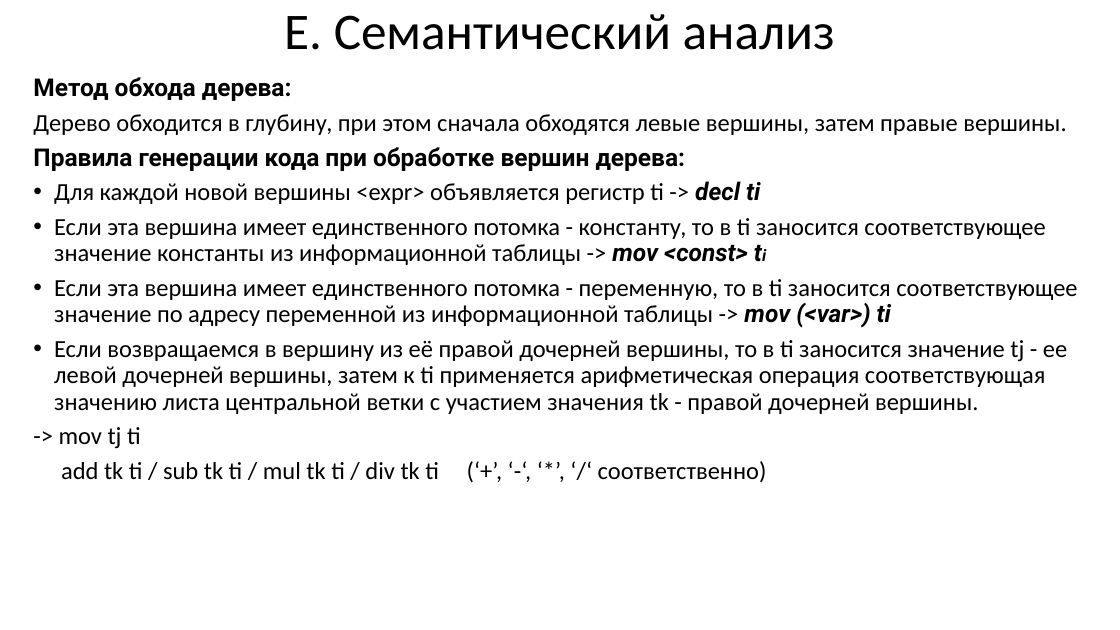
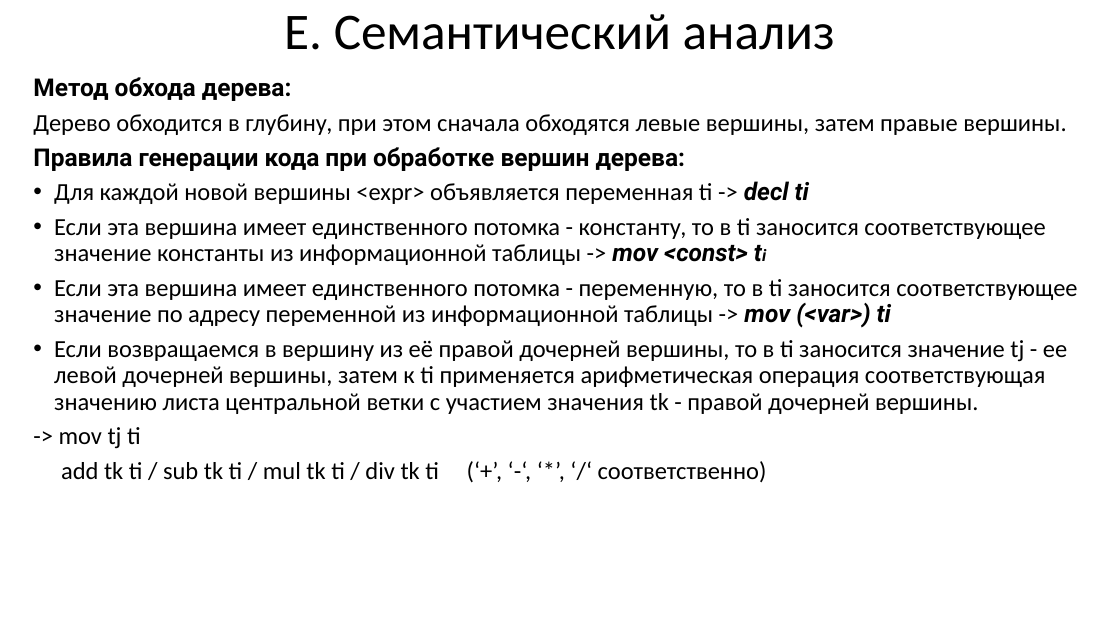
Before and after one commit to goddamnteam/korzun, a slide deck: slide 30 of task3.pptx. Drawn at 1120x630 pixels with LibreOffice and Linux fonts; fonts in the diff are those of the drawing. Boxes give left, top, right and bottom in pixels: in the first picture for what was removed or moved away, otherwise in the second. Text is boxed around its words. In the diff, an @@ line names an element or a change of style, - is before the commit and + after.

```diff
--- a/task3.pptx
+++ b/task3.pptx
@@ text at [54,181,809,204]: text changed @@
-• Для каждой новой вершины <expr> объявляется регистр ti -> decl ti
+• Для каждой новой вершины <expr> объявляется переменная ti -> decl ti
```
Also in this commit, not shown: 33 other slides changed, 1 slide added, 1 slide removed.
